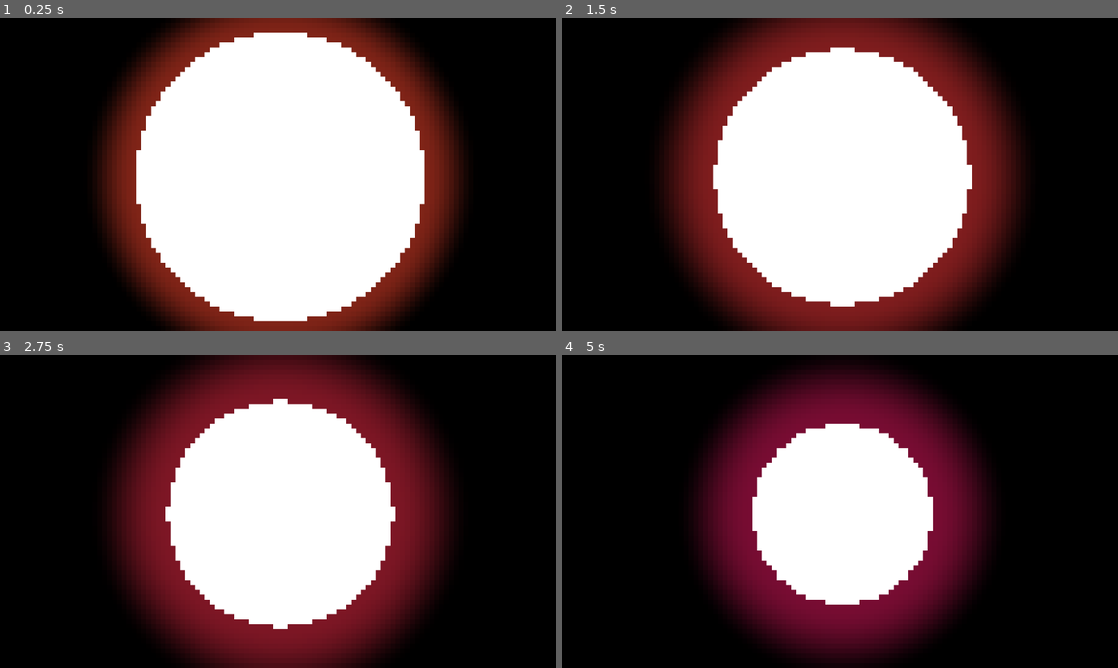
Above: before the commit, frames 1-4 (two rows, left to right).
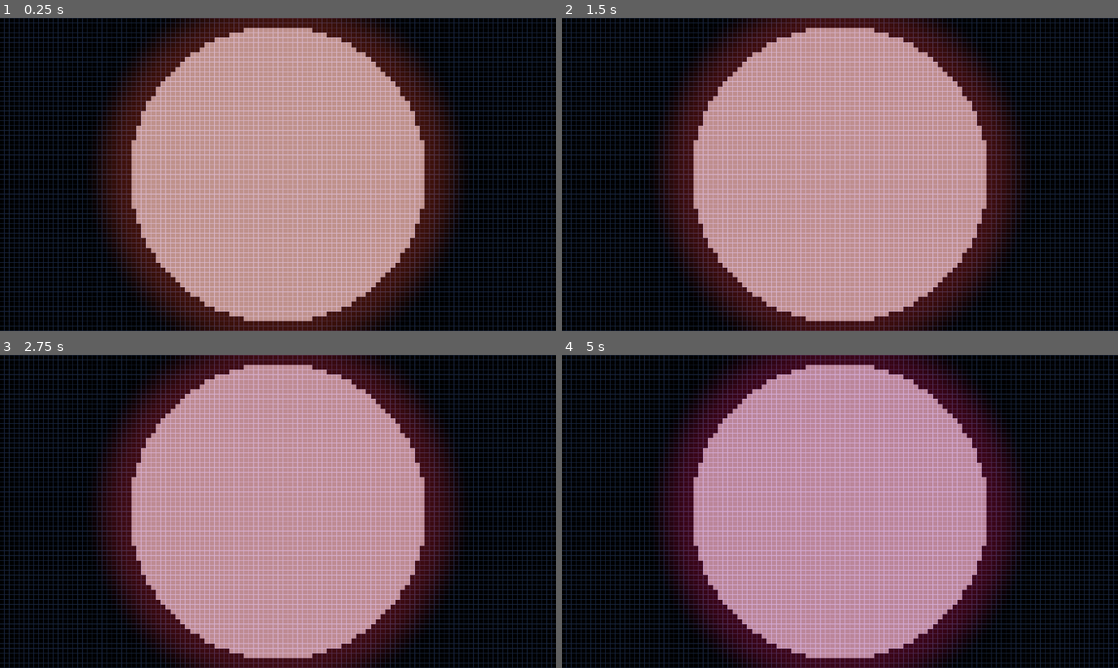
Above: after the commit, the same moments.

Repository: Masupell/sand_tetris_round
Game: Godot game, scene res://scenes/World.tscn
The game is run twice, just before and just after one commit, with the same random seed, the same clock (stepped at 60 frames per second) and the same inputs. The project has no main scene, so this scene is started directly.
Inputs:
- Up to frame 1 (0.25 s): no input
- Up to frame 2 (1.5 s): no input
- Up to frame 3 (2.75 s): no input
- Up to frame 4 (5 s): no input

The runs differ from the first frame. In frame 1, 67% of the frame differs, in the area x 0-100%, y 0-100%; in frame 2, 62%; in frame 3, 57%; in frame 4, 67%.

Commit message:
Grid, not actually properly aligned yet

Diff:
--- a/Code/Shaders/world.gdshader
+++ b/Code/Shaders/world.gdshader
@@ -4,7 +4,26 @@
 
 uniform float scale = 0.9;
 
-uniform float pixels = 64.0; // Amount of pixels from top to bottom
+uniform vec2 pixels = vec2(64.0, 64.0); // Amount of pixels from top to bottom
+
+
+// Temp:
+
+uniform vec2 resolution = vec2(1280.0, 720.0);
+uniform vec3 line_color: source_color = vec3(0.2, 0.3, 0.5);
+//uniform float zoom: hint_range(1.0, 50.0, 0.1) = 20.0;
+uniform float thickness: hint_range(0.1, 10.0, 0.1) = 2.0;
+uniform float brightness: hint_range(0.1, 4.0, 0.1) = 2.0;
+
+float draw_grid(vec2 uv) {
+	vec2 grid_uv = cos(uv * TAU);
+	return max(grid_uv.x, grid_uv.y);
+}
+
+vec2 rotate(vec2 uv, float angle) {
+	return uv * mat2(vec2(cos(angle), -sin(angle)), vec2(sin(angle), cos(angle)));
+}
+//
 
 float circle(in vec2 uv, float radius)
 {
@@ -25,15 +44,24 @@
 	uv.x *= size.x/size.y;
 	uv += 0.5;
 	vec2 uv_pixel = floor(uv*pixels)/pixels;
+	vec2 pixel_size = vec2(1.0)/pixels;
+	uv_pixel = uv_pixel + 0.5*pixel_size;
 
-	float scale_2 = scale * exp(-0.2 * TIME);
+	//float scale_2 = scale * exp(-0.2 * TIME);
 
-	vec3 circle1 = vec3(circle(uv_pixel, scale_2));
+	vec3 circle1 = vec3(circle(uv_pixel, scale));
 	vec3 circle_outline_color = 0.5 + 0.5 * cos(TIME/10.0+vec3(0.0,2.0,4.0));
-	float smoothness = scale_2*(0.25+scale-scale_2);
-	vec3 circle2 = vec3(smooth_circle(uv_pixel, scale_2+smoothness, smoothness))*0.5*circle_outline_color;//vec3(0.0, 0.0, 1.0);
+	float smoothness = scale*0.25;//(0.25+scale-scale_2);
+	vec3 circle2 = vec3(smooth_circle(uv_pixel, scale+smoothness, smoothness))*0.5*circle_outline_color;//vec3(0.0, 0.0, 1.0);
 
 	vec3 color = circle1+circle2;
 
-	COLOR = vec4(color, 1.0);
+
+	//uv += vec2(sin(TIME) * 0.4, cos(TIME) * 0.6);
+	//uv = rotate(uv, TIME * 0.1);
+	float zoom = 64.0;
+	float line_thickness = zoom * thickness / resolution.y;
+	vec3 color2 = mix(color,smoothstep(1.0 - line_thickness, 1.0, draw_grid(uv * zoom)) * line_color, 0.5);
+
+	COLOR = vec4(color2, 1.0);
 }
--- /dev/null
+++ b/Code/background.gd
@@ -0,0 +1,11 @@
+class_name Background
+extends ColorRect
+
+var pixels_x: float = 1280.0 / Global.size
+var pixels_y: float = 720.0 / Global.size
+
+
+func _ready() -> void:
+	print(pixels_y)
+	print(pixels_x)
+	#material.set_shader_parameter("pixels", Vector2(pixels_x, pixels_y))
--- /dev/null
+++ b/Code/global.gd
@@ -0,0 +1,4 @@
+class_name GlobalScript
+extends Node
+
+var size = 11.0
--- /dev/null
+++ b/Code/grid.gd
@@ -0,0 +1,33 @@
+@tool
+class_name Grid
+extends Node2D
+
+var width = 127
+var height = 64
+
+var size = 15#Global.size
+var pixels_x: float = 1280.0 / Global.size
+var pixels_y: float = 720.0 / Global.size
+
+var grid = [127*64, 1]
+
+func _ready() -> void:
+	queue_redraw()
+
+func _draw() -> void:
+	for y in height:
+		for x in width:
+			var idx = y * width + x
+			if idx % 2 == 0:
+				continue
+			#var box = grid[idx]
+			@warning_ignore("integer_division")
+			var gap_x = 0#(1280-width*size)/2
+			@warning_ignore("integer_division")
+			var gap_y = 0#(720-height*size)/2
+			var outer_rect = Rect2(gap_x+x*size, gap_y+y*size, size, size)
+			#print("pos:", outer_rect.position, "floor:", outer_rect.position.floor())
+			#print("size:", outer_rect.size)
+			var inner_rect = Rect2(gap_x+x*size+1, gap_y+y*size+1, size-2, size-2)
+			draw_rect(outer_rect, Color(1.0, 1.0, 1.0, 0.5))
+			draw_rect(inner_rect, Color(1.0, 0.0, 0.0, 0.5))
--- a/Code/world.gd
+++ /dev/null
@@ -1,9 +0,0 @@
-class_name World
-extends ColorRect
-
-func _ready() -> void:
-	get_viewport().size_changed.connect(size_changed)
-
-func size_changed():
-	#var size = get_viewport().get_visible_rect().size
-	print(material)
--- a/project.godot
+++ b/project.godot
@@ -14,6 +14,10 @@
 config/features=PackedStringArray("4.5", "Forward Plus")
 config/icon="res://icon.svg"
 
+[autoload]
+
+Global="*res://Code/global.gd"
+
 [display]
 
 window/size/viewport_width=1280
--- a/scenes/World.tscn
+++ b/scenes/World.tscn
@@ -1,19 +1,31 @@
-[gd_scene load_steps=4 format=3 uid="uid://cb8sf5lu5g8wi"]
+[gd_scene load_steps=5 format=3 uid="uid://cb8sf5lu5g8wi"]
 
+[ext_resource type="PackedScene" uid="uid://b2ktwpe1kd50a" path="res://scenes/grid.tscn" id="1_7g83o"]
 [ext_resource type="Shader" uid="uid://bqaj0kj5t3dg1" path="res://Code/Shaders/world.gdshader" id="1_kqs1s"]
-[ext_resource type="Script" uid="uid://dix8ux4mxxisi" path="res://Code/world.gd" id="2_32lhk"]
+[ext_resource type="Script" uid="uid://d0foxsmrx2j3h" path="res://Code/background.gd" id="2_7g83o"]
 
 [sub_resource type="ShaderMaterial" id="ShaderMaterial_32lhk"]
 shader = ExtResource("1_kqs1s")
 shader_parameter/size = Vector2(1280, 720)
 shader_parameter/scale = 0.9
-shader_parameter/pixels = 64.0
+shader_parameter/pixels = Vector2(64, 64)
+shader_parameter/resolution = Vector2(1280, 720)
+shader_parameter/line_color = Color(0.2, 0.3, 0.5, 1)
+shader_parameter/thickness = 2.0
+shader_parameter/brightness = 2.0
 
-[node name="ColorRect" type="ColorRect"]
+[node name="World" type="Node2D"]
+
+[node name="Background" type="ColorRect" parent="."]
 material = SubResource("ShaderMaterial_32lhk")
 anchors_preset = 15
 anchor_right = 1.0
 anchor_bottom = 1.0
+offset_right = 1280.0
+offset_bottom = 720.0
 grow_horizontal = 2
 grow_vertical = 2
-script = ExtResource("2_32lhk")
+script = ExtResource("2_7g83o")
+
+[node name="Grid" parent="." instance=ExtResource("1_7g83o")]
+visible = false
--- /dev/null
+++ b/scenes/block.tscn
@@ -0,0 +1,7 @@
+[gd_scene load_steps=2 format=3 uid="uid://wo5xe8l1cjf1"]
+
+[ext_resource type="Texture2D" uid="uid://edgq2s41fc7o" path="res://icon.svg" id="1_8r6n6"]
+
+[node name="Block" type="Sprite2D"]
+scale = Vector2(0.086, 0.086)
+texture = ExtResource("1_8r6n6")
--- /dev/null
+++ b/scenes/grid.tscn
@@ -0,0 +1,6 @@
+[gd_scene load_steps=2 format=3 uid="uid://b2ktwpe1kd50a"]
+
+[ext_resource type="Script" uid="uid://bg5yt85v8m13m" path="res://Code/grid.gd" id="1_t5fjg"]
+
+[node name="Grid" type="Node2D"]
+script = ExtResource("1_t5fjg")
Not shown, added: Code/background.gd.uid
Not shown, added: Code/global.gd.uid
Not shown, added: Code/grid.gd.uid
Not shown, removed: Code/world.gd.uid
